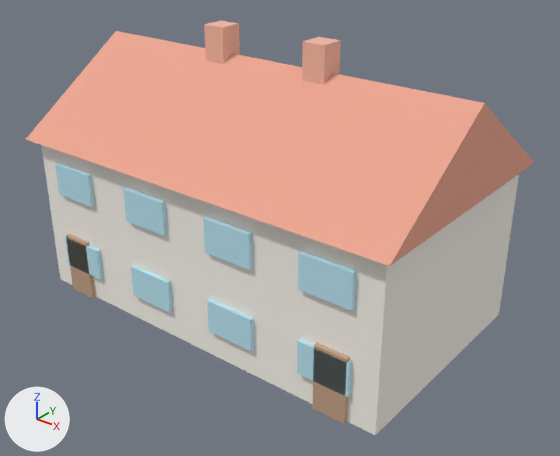
Before and after pictures for a commit that changed the glTF model assets/models/generic/semi_detached.glb.
Rendered twice from a 50 mm lens placed at (15.47, -18.81, 14.54), pointed at (0.75, -0.41, 3.13). Arrows for +X, +Y and +Z are at lower left; the lights stay in place. The first picture is the older version. Where no turn or scale is listed for an object, it has been applied to the vertices.

The first picture shows 'semi_detached_brick', 'semi_detached_door', 'semi_detached_roof_red', 'semi_detached_wall_cream', 'semi_detached_window'.
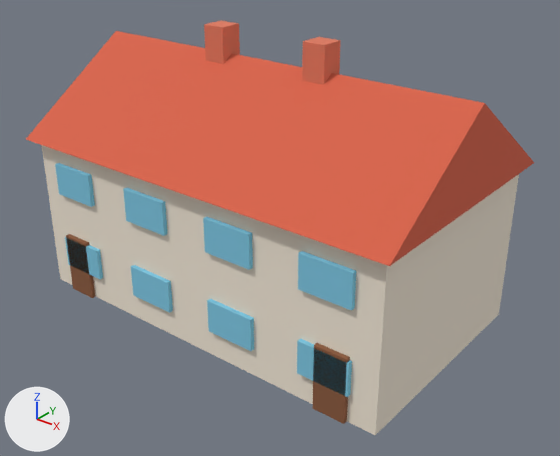
Edits to the bpy script that builds the scene:
```text
Change mat_roof_red:
    mat_roof_red.base_color: (0.851, 0.392, 0.29) -> (0.694, 0.127, 0.0685)  # beige #eea893 -> red #d9644a
Change mat_door:
    mat_door.base_color: (0.545, 0.353, 0.235) -> (0.258, 0.102, 0.0452)  # beige #c3a085 -> brown #8b5a3c
Change mat_window:
    mat_window.base_color: (0.494, 0.784, 0.89) -> (0.209, 0.578, 0.768)  # cyan #bbe5f2 -> cyan #7ec8e3
Change mat_brick:
    mat_brick.base_color: (0.878, 0.478, 0.373) -> (0.745, 0.195, 0.114)  # beige #f1b8a4 -> orange #e07a5f
```

Boxes [x1, y1, x2, y2] around the edits, measured in the pictures (560 x 456 px):
'semi_detached_roof_red', recoloured (beige to red)
    both: [26, 31, 534, 266]
'semi_detached_window', recoloured
    both: [55, 163, 356, 397]
'semi_detached_brick', recoloured (darker)
    both: [204, 21, 340, 85]
'semi_detached_door', recoloured
    both: [66, 234, 350, 424]
